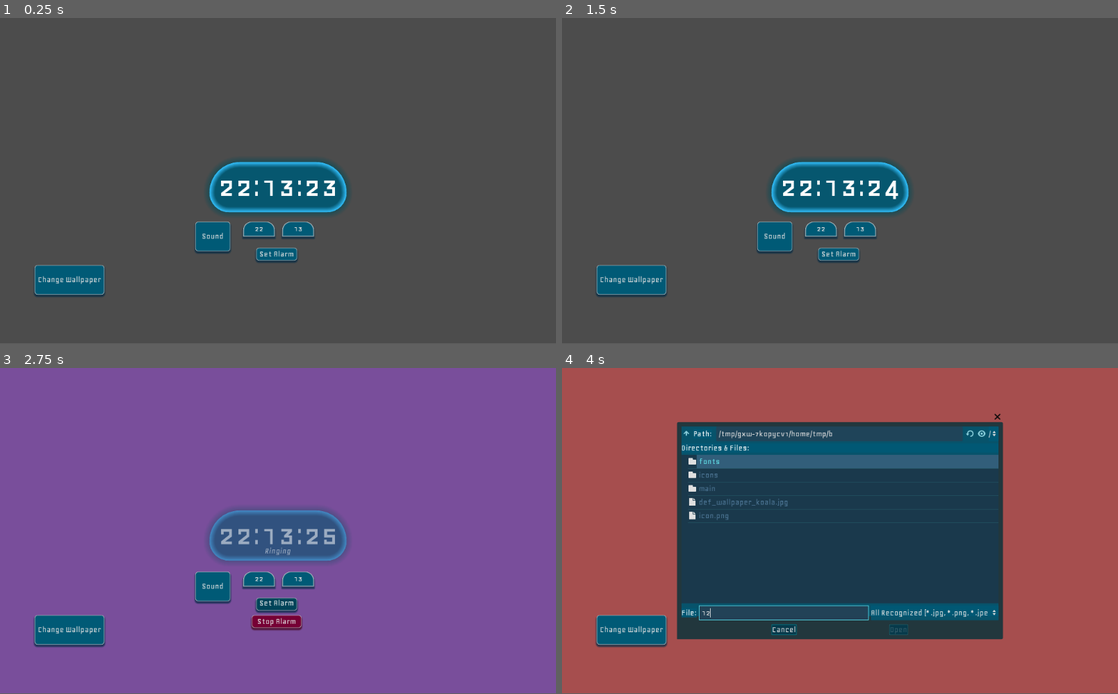
Above: before the commit, frames 1-4 (two rows, left to right).
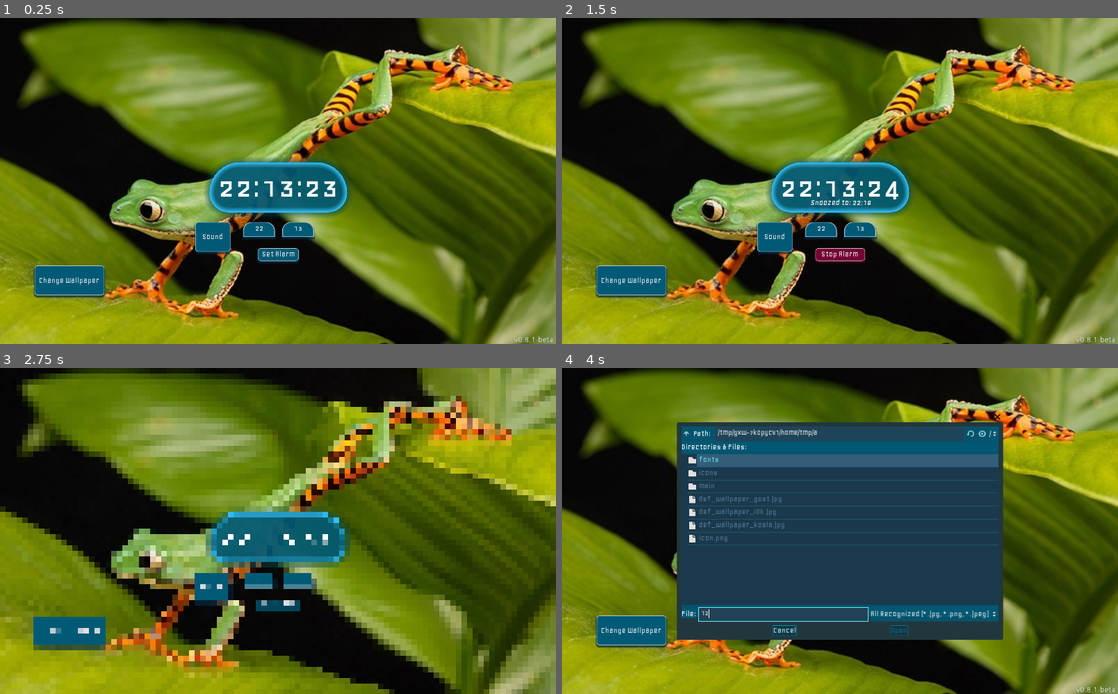
Above: after the commit, the same moments.

Repository: Quinhz/godowake
Game: Godot game, scene res://main/Main.tscn
The game is run twice, just before and just after one commit, with the same random seed, the same clock (stepped at 60 frames per second) and the same inputs.
Inputs (mouse positions are in pixels of both pictures, inside the frame that each line leads up to):
- Up to frame 1 (0.25 s): no input
- Up to frame 2 (1.5 s): click "Set Alarm" at 0.5 s; click (840, 272) at 1.25 s, where only the run after the commit has a clickable "Snooze"
- Up to frame 3 (2.75 s): click (278, 602) at 2 s, where only the run after the commit has a clickable "Stop Alarm"
- Up to frame 4 (4 s): click "Change Wallpaper" at 2.75 s; click (784, 612) at 3.52 s; type "12" at 3.6 s
In our replay, the window is 800x468 before the commit and 800x469 after it. These sizes can differ from the game's own. Grey fills any space a smaller window leaves; there, only what the larger window draws over its background counts as a difference.

The runs differ from the first frame. In frame 1, 95% of the frame differs, in the area x 0-100%, y 0-100%; in frame 2, 95%; in frame 3, 98%; in frame 4, 63%.

Commit message:
Snooze button added and some fixes.

Diff:
--- a/main/Main.gd
+++ b/main/Main.gd
@@ -1,13 +1,21 @@
 extends Control
 
 # Variables
+var version = "v0.8.1-beta"
 var save_path = "user://settings.cfg"
 var wllp_path = "res://def_wallpaper_koala.jpg"
+var wllps = [
+	"res://def_wallpaper_goat.jpg",
+	"res://def_wallpaper_idk.jpg",
+	"res://def_wallpaper_koala.jpg"
+]
+var def_wllp
 var sound_path = "res://lo-fi-alarm-clock.mp3"
 
 var alarm_hour = -1
 var alarm_minute = -1
 var active_alarm = false
+var snooze_time = 5
 
 var unit_prefix = ""
 
@@ -24,10 +32,13 @@
 # Called when the node enters the scene tree for the first time.
 func _ready():
 	var plti = OS.get_time() # Placeholder current time
+	randomize()
+	var index = randi() % wllps.size()
+	def_wllp = wllps[index]
+	$Version.text = version
 	$HourInput.text = str(plti.hour)
 	$MinInput.text = str(plti.minute)
 	load_config()
-
 
 # Called every frame. 'delta' is the elapsed time since the previous frame.
 func _process(_delta):
@@ -36,6 +47,7 @@
 
 	if active_alarm:
 		var curr_time = OS.get_time()
+		OS.low_processor_usage_mode = false
 		if curr_time.hour == alarm_hour and curr_time.minute == alarm_minute:
 			play_alarm()
 	if alarm_sound.playing:
@@ -65,15 +77,18 @@
 		$Clock.rect_position.y = 266
 		$AlertOverlay.visible = false
 
+func _input(event):
+	if event is InputEventKey:
+		if event.pressed and event.scancode == KEY_F11:
+			OS.window_fullscreen = !OS.window_fullscreen
 
 # My functions
 func set_wallpaper(path): # I hate Windows
-	wllp_path = path
-	if "res://" in path:
+	def_wllp = path
+	if "res://" in def_wllp:
 		var tex = load(path)
-		if tex:
-			$Wallpaper.texture = tex
-			return
+		$Wallpaper.texture = tex
+		return
 	var img = Image.new()
 	var error = img.load(path)
 
@@ -81,11 +96,6 @@
 		var tex =ImageTexture.new()
 		tex.create_from_image(img)
 		$Wallpaper.texture = tex
-#		print("External wallpaper loaded.")
-	else:
-#		pass
-		return
-#		print("Error loading from PC: ", error)
 
 func set_audio(path):
 	var f = File.new()
@@ -100,18 +110,18 @@
 	f.close()
 
 	sound_path = path
-#	print("Sound path saved:", sound_path)
 
 func play_alarm():
 	if active_alarm and not alarm_sound.playing:
 		alarm_sound.play()
 		$StopAlarm.show()
+		$Snooze.show()
+		$SetAlarm.hide()
 		status.text = "Ringing"
-#		print("HEY DEV!")
 
 func save_config():
 	var config = ConfigFile.new()
-	config.set_value("General", "wallpaper_path", wllp_path)
+	config.set_value("General", "wallpaper_path", def_wllp)
 	config.set_value("General", "audio_path", sound_path)
 	config.save(save_path)
 
@@ -120,10 +130,15 @@
 	var error = config.load(save_path)
 
 	if error == OK:
-		var img_saved_path = config.get_value("General", "wallpaper_path", "res://def_wallpaper_koala.jpg")
+		var img_saved_path = config.get_value("General", "wallpaper_path", def_wllp)
+		if img_saved_path == "res://def_wallpaper_koala.jpg":
+			img_saved_path = def_wllp
+
 		var aud_saved = config.get_value("General", "audio_path", "res://lo-fi-alarm-clock.mp3")
 		set_wallpaper(img_saved_path)
 		set_audio(aud_saved)
+	else:
+		set_wallpaper(def_wllp)
 
 func convert_size(size_bytes):
 	# Bytes to Kilobytes
@@ -162,22 +177,28 @@
 		active_alarm = true
 		if $StopAlarm.visible and alarm_sound.playing:
 			$StopAlarm.hide()
+			$Snooze.hide()
+			$SetAlarm.show()
 			status.text = ""
 			alarm_sound.stop()
 			active_alarm = false
+			OS.low_processor_usage_mode = true
 		if active_alarm:
 			status.text = "Alarm set for: %02d:%02d" % [h, m]
 	else:
 		alarm_hour = -1
 		alarm_minute = -1
 		active_alarm = false
+		OS.low_processor_usage_mode = true
 		status.text = "Invalid Time!"
-	print(active_alarm)
 
 
 func _on_StopAlarm_pressed():
 	$StopAlarm.hide()
+	$Snooze.hide()
+	$SetAlarm.show()
 	active_alarm = false
+	OS.low_processor_usage_mode = true
 	alarm_sound.stop()
 	status.text = ""
 
@@ -190,3 +211,15 @@
 func _on_AudioDialog_file_selected(path):
 	set_audio(path)
 	save_config()
+
+
+func _on_Snooze_pressed():
+	alarm_minute += snooze_time
+	if alarm_minute >= 60:
+		alarm_minute -= 60
+		alarm_hour += 1
+	if alarm_hour >= 24:
+		alarm_hour = 0
+	$Snooze.hide()
+	alarm_sound.stop()
+	status.text = "Snoozed to: %02d:%02d" % [alarm_hour, alarm_minute]
--- a/main/Main.tscn
+++ b/main/Main.tscn
@@ -24,7 +24,8 @@
 [sub_resource type="DynamicFont" id=5]
 font_data = ExtResource( 2 )
 
-[sub_resource type="ShortCut" id=51]
+[sub_resource type="DynamicFont" id=54]
+font_data = ExtResource( 2 )
 
 [sub_resource type="StyleBoxFlat" id=14]
 content_margin_bottom = 5.0
@@ -455,34 +456,47 @@
 }
 
 [node name="SetAlarm" type="Button" parent="."]
-anchor_left = 0.497559
-anchor_top = 0.725833
-anchor_right = 0.497559
-anchor_bottom = 0.725833
+anchor_left = 0.5
+anchor_top = 0.5
+anchor_right = 0.5
+anchor_bottom = 0.5
 margin_left = -37.5
-margin_top = -11.5
+margin_top = 124.0
 margin_right = 37.5
-margin_bottom = 11.5
+margin_bottom = 147.0
 rect_min_size = Vector2( 75, 23 )
 mouse_default_cursor_shape = 2
 theme = ExtResource( 5 )
 custom_fonts/font = SubResource( 5 )
-shortcut = SubResource( 51 )
 text = "Set Alarm"
+
+[node name="Snooze" type="Button" parent="."]
+visible = false
+anchor_left = 0.5
+anchor_top = 0.776667
+anchor_right = 0.5
+anchor_bottom = 0.776667
+margin_left = -29.0
+margin_top = -10.0
+margin_right = 29.0
+margin_bottom = 10.0
+theme = ExtResource( 5 )
+custom_fonts/font = SubResource( 54 )
+text = "Snooze"
 __meta__ = {
 "_edit_use_anchors_": true
 }
 
 [node name="StopAlarm" type="Button" parent="."]
 visible = false
-anchor_left = 0.489746
-anchor_top = 0.779167
-anchor_right = 0.505371
-anchor_bottom = 0.779167
-margin_left = -37.5
-margin_top = -11.5
-margin_right = 37.5
-margin_bottom = 11.5
+anchor_left = 0.5
+anchor_top = 0.5
+anchor_right = 0.5
+anchor_bottom = 0.5
+margin_left = -45.5
+margin_top = 124.0
+margin_right = 45.5
+margin_bottom = 147.0
 rect_min_size = Vector2( 91, 23 )
 mouse_default_cursor_shape = 2
 custom_fonts/font = SubResource( 5 )
@@ -491,9 +505,6 @@
 custom_styles/focus = SubResource( 17 )
 custom_styles/normal = SubResource( 15 )
 text = "Stop Alarm"
-__meta__ = {
-"_edit_use_anchors_": true
-}
 
 [node name="FileDialog" type="FileDialog" parent="."]
 margin_right = 315.0
@@ -521,9 +532,21 @@
 [node name="AnimationPlayer" type="AnimationPlayer" parent="."]
 anims/test = SubResource( 13 )
 
+[node name="Version" type="Label" parent="."]
+anchor_left = 1.0
+anchor_top = 1.0
+anchor_right = 1.0
+anchor_bottom = 1.0
+margin_left = -64.0
+margin_top = -14.0
+margin_right = -5.0
+grow_horizontal = 0
+valign = 1
+
 [connection signal="pressed" from="ChangeWallp" to="." method="_on_ChangeWallp_pressed"]
 [connection signal="pressed" from="ChangeAudio" to="." method="_on_ChangeAudio_pressed"]
 [connection signal="pressed" from="SetAlarm" to="." method="_on_SetAlarm_pressed"]
+[connection signal="pressed" from="Snooze" to="." method="_on_Snooze_pressed"]
 [connection signal="pressed" from="StopAlarm" to="." method="_on_StopAlarm_pressed"]
 [connection signal="file_selected" from="FileDialog" to="." method="_on_FileDialog_file_selected"]
 [connection signal="file_selected" from="AudioDialog" to="." method="_on_AudioDialog_file_selected"]
--- a/main/P3_theme.tres
+++ b/main/P3_theme.tres
@@ -110,6 +110,10 @@
 shadow_size = 3
 shadow_offset = Vector2( 0, 3 )
 
+[sub_resource type="StyleBoxEmpty" id=21]
+
+[sub_resource type="StyleBoxEmpty" id=20]
+
 [resource]
 /styles/test = SubResource( 10 )
 Button/styles/focus = SubResource( 14 )
@@ -120,3 +124,6 @@
 Label/styles/normal = SubResource( 18 )
 LineEdit/styles/focus = SubResource( 12 )
 LineEdit/styles/normal = SubResource( 13 )
+TooltipLabel/colors/font_color = Color( 0, 0, 0, 1 )
+TooltipLabel/styles/hint = SubResource( 21 )
+TooltipPanel/styles/panel = SubResource( 20 )
--- a/project.godot
+++ b/project.godot
@@ -12,12 +12,14 @@
 
 config/name="GodoWake"
 run/main_scene="res://main/Main.tscn"
-config/icon="res://icon.png"
+boot_splash/image="res://icons/ofc_icon_wname.png"
+boot_splash/use_filter=false
+boot_splash/bg_color=Color( 0.356863, 0.560784, 0.85098, 1 )
+config/icon="res://icons/ofc_icon_nobg.png"
 
 [display]
 
-window/handheld/orientation="sensor"
-window/stretch/mode="viewport"
+window/stretch/mode="2d"
 window/stretch/aspect="expand"
 
 [gui]
Binary file added: def_wallpaper_goat.jpg
Not shown, added: def_wallpaper_goat.jpg.import
Binary file added: def_wallpaper_idk.jpg
Not shown, added: def_wallpaper_idk.jpg.import
Not shown, changed: export_presets.cfg
Binary file added: icons/ofc_icon.png
Not shown, added: icons/ofc_icon.png.import
Binary file added: icons/ofc_icon_app.png
Not shown, added: icons/ofc_icon_app.png.import
Binary file added: icons/ofc_icon_nobg.png
Not shown, added: icons/ofc_icon_nobg.png.import
Binary file added: icons/ofc_icon_wname.png
(and 3 more such lines)
